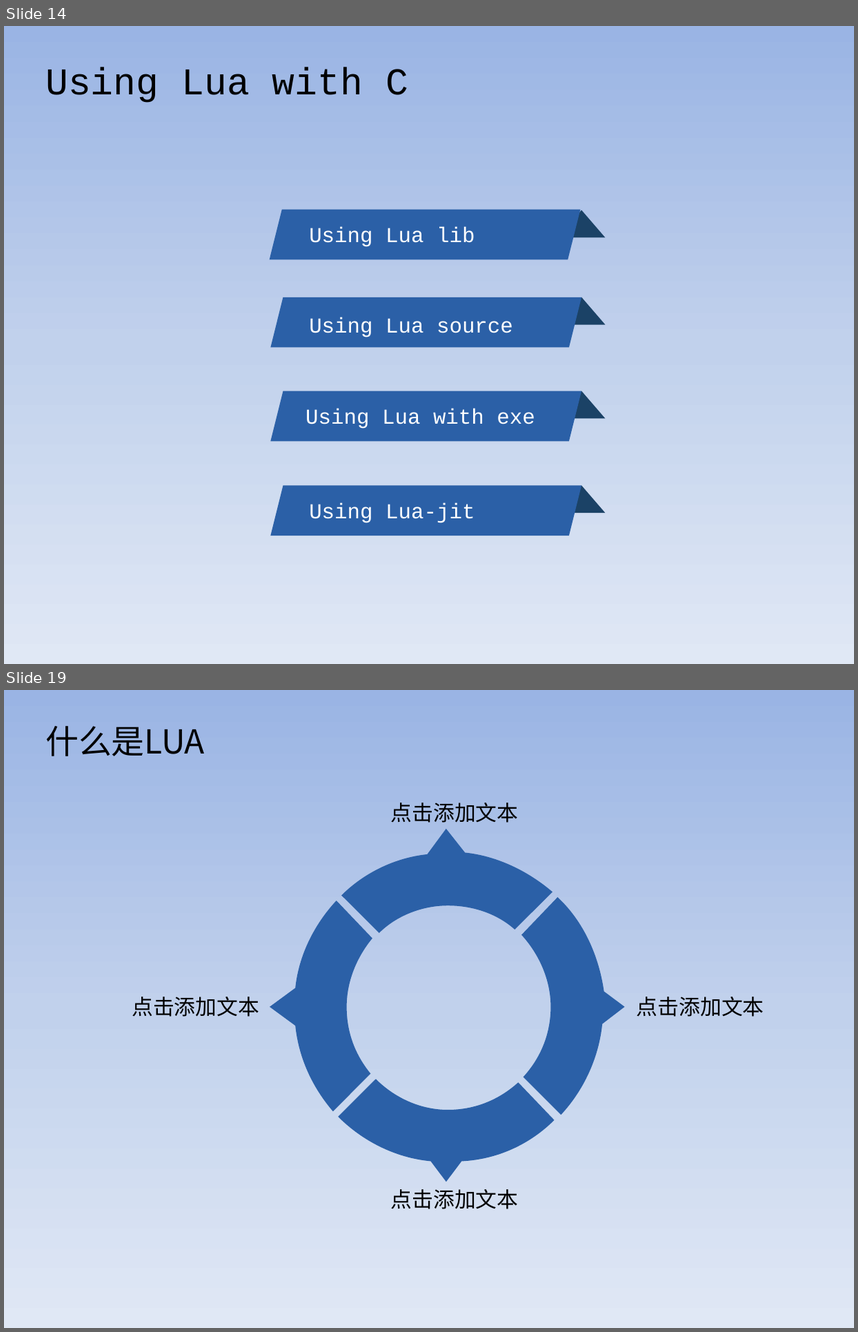
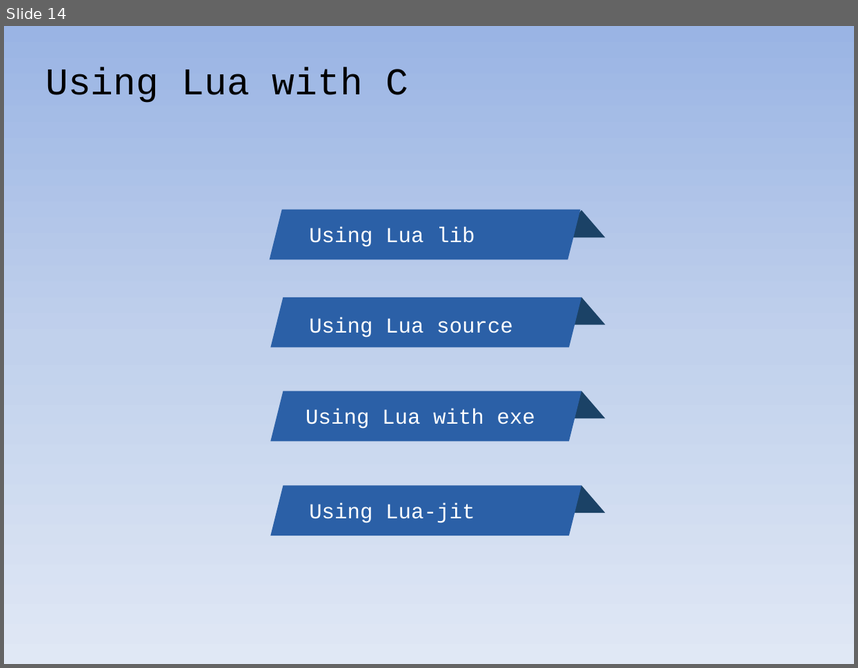
Before and after one commit to warmwine/newbie-clua, a slide deck: doc/newbie-clua.pptx. Shown one above the other, each under a label of ours: slides 14 and 19 before the commit, slide 14 after it; the slides between them are not shown. The pictures are 858x1332 and 858x668 pixels, drawn with LibreOffice and Linux fonts; fonts in the diff are those of the drawing. Boxes give left, top, right and bottom in pixels: in the first picture for what was removed or moved away, otherwise in the second. Text is boxed around its words. In the diff, an @@ line names an element or a change of style, - is before the commit and + after.

```diff
--- a/doc/newbie-clua.pptx
+++ b/doc/newbie-clua.pptx
@@ slide 19 removed at (4,690,854,1328), background gradient #9AB5E4 to #C2D1ED to #E1E8F5 @@
@@ text removed at (45,726,205,756) @@
-什么是LUA
@@ text removed at (391,802,519,822) @@
-点击添加文本
@@ freeform shape removed at (341,829,553,933) @@
@@ freeform shape removed at (269,901,372,1112) @@
@@ freeform shape removed at (522,898,624,1115) @@
@@ text removed at (132,996,259,1016) @@
-点击添加文本
@@ text removed at (637,996,764,1016) @@
-点击添加文本
@@ freeform shape removed at (338,1078,554,1181) @@
@@ text removed at (391,1189,519,1209) @@
-点击添加文本
```
Also in this commit, not shown: 6 slides changed, 11 slides added, 8 other slides removed.
